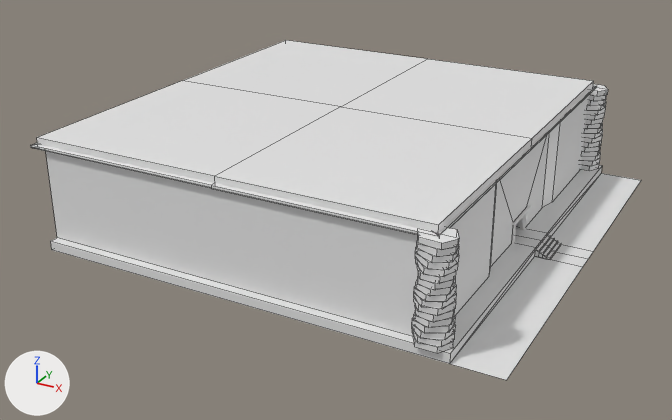
One commit to the Blender file Assets/Art/TestScene/testBoss.blend: the scene before it, then after it.
Both versions are drawn from a 50 mm camera at (43.7, -87.8, 43.2) aimed at (-2.7, -3.5, 1.1). The lights are fixed; the arrows at lower left show +X, +Y and +Z. Mesh edges are drawn as thin lines on the coarser meshes.

In view in the first picture: 'Beam.001', 'Beam.004', 'Door Wall', 'Floor', 'Full Wall.002', 'Pillar_Large', 'Pillar_Large.001', 'Roof'.
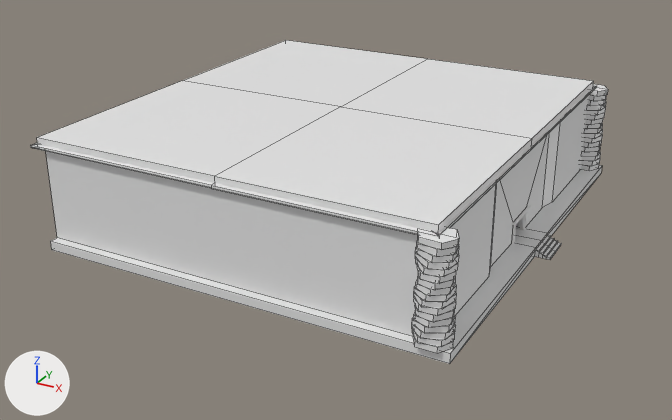
Diff of the bpy script that builds the scene:
```diff
--- a/Assets/Art/TestScene/testBoss.blend.py
+++ b/Assets/Art/TestScene/testBoss.blend.py
@@ me_cube @@
 me_cube.from_pydata(...)  # 36 vertices, 27 faces; spans x -25.0..25.0, y 0.0..25.0, z 0.0..1.0
 # used by ob_floor; location = (0.0, 0.0, 0.0)
 # verts and faces of me_cube; kept vertices keep their numbers, new ones are numbered from 36
 # before: 1 (20.0, 25.0, 0.0) at pixel (601, 173), 4 (25.0, 25.0, 0.0) at pixel (641, 180), 8 (25.0, 2.0, 0.0) at pixel (593, 251), 9 (20.0, 2.0, 0.0), 20 (25.0, 0.0, 0.0) at pixel (588, 259)
 # before: 21 (20.0, 0.0, 0.0)
+# me_cube part 1
+delete_vertices([4, 8, 20])  # with the faces that use them
 me_cube.materials.append(mat_material)
```

Pixel boxes (x1, y1, x2, y2) of what changed, in the pictures (672 x 420 px):
'Floor', reshaped (7% narrower, 7% shorter): before (50, 165, 641, 380); after (50, 165, 602, 364)
part 1 of me_cube, deleted: before (450, 173, 641, 380)
